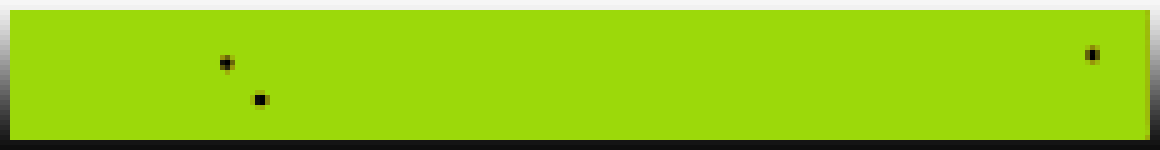
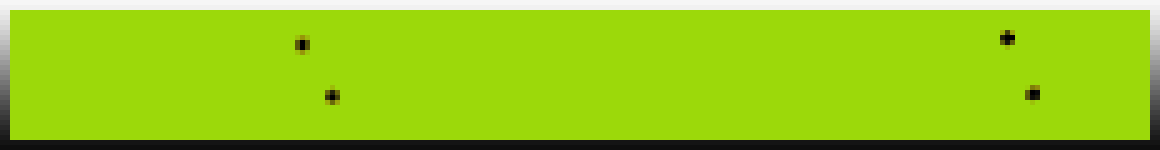
The second 1160 x 150 image is a revision of the first. Changes to its layers:
hid "3-16" over 220, 10, 1150, 140
showed "3-12" over 220, 10, 1150, 140
